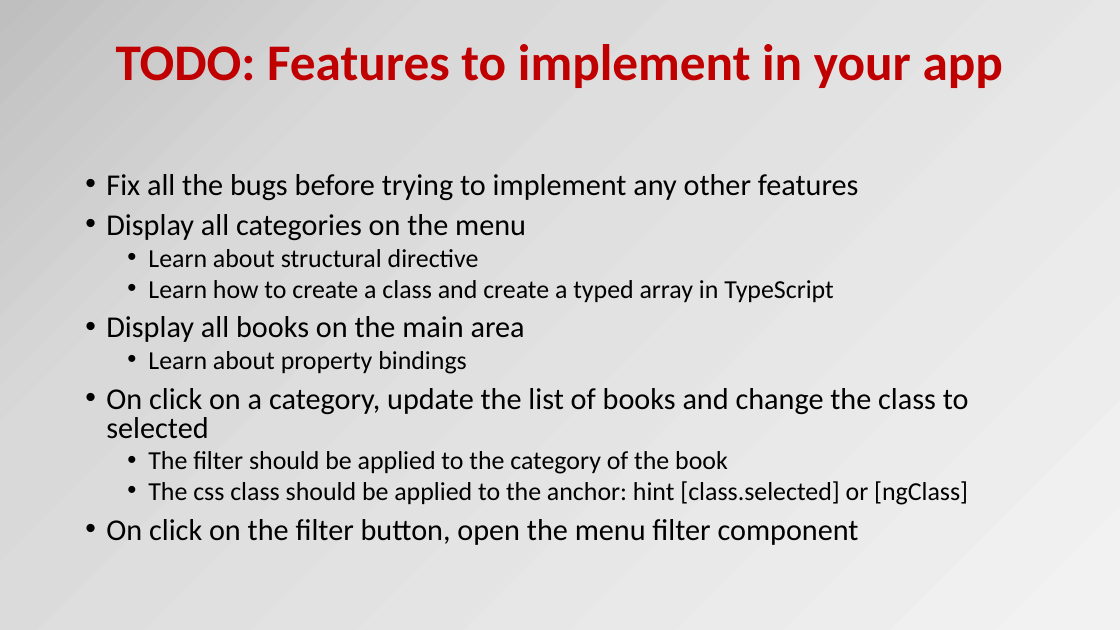
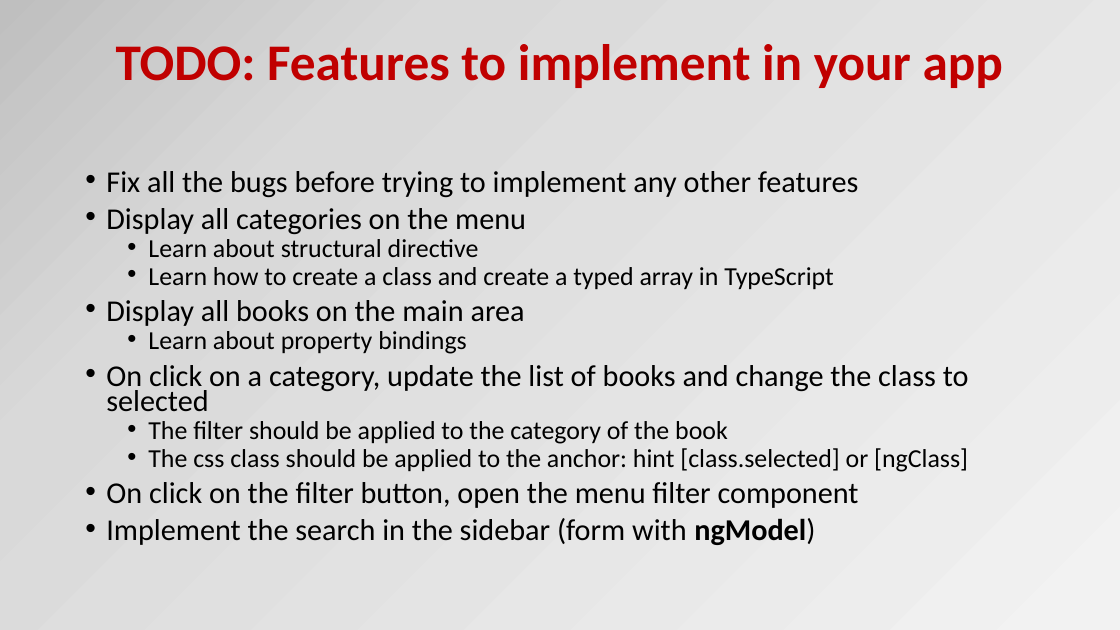
Before and after one commit to OrdinaNederland/hackjam-angular, a slide deck: slide 30 of Angular2.pptx (slide 25 before the commit). Drawn at 1120x630 pixels with LibreOffice and Linux fonts; fonts in the diff are those of the drawing. Boxes give left, top, right and bottom in pixels: in the first picture for what was removed or moved away, otherwise in the second. Text is boxed around its words. In the diff, an @@ line names an element or a change of style, - is before the commit and + after.

```diff
--- a/Angular2.pptx
+++ b/Angular2.pptx
@@ text at bbox=[106, 171, 969, 508]: line spacing 0.8 to 0.7 @@
@@ text at bbox=[106, 518, 815, 545]: paragraph added @@
+• Implement the search in the sidebar (form with ngModel)
```
Also in this commit, not shown: 1 other slide changed, 1 slide removed, 1 other file.
